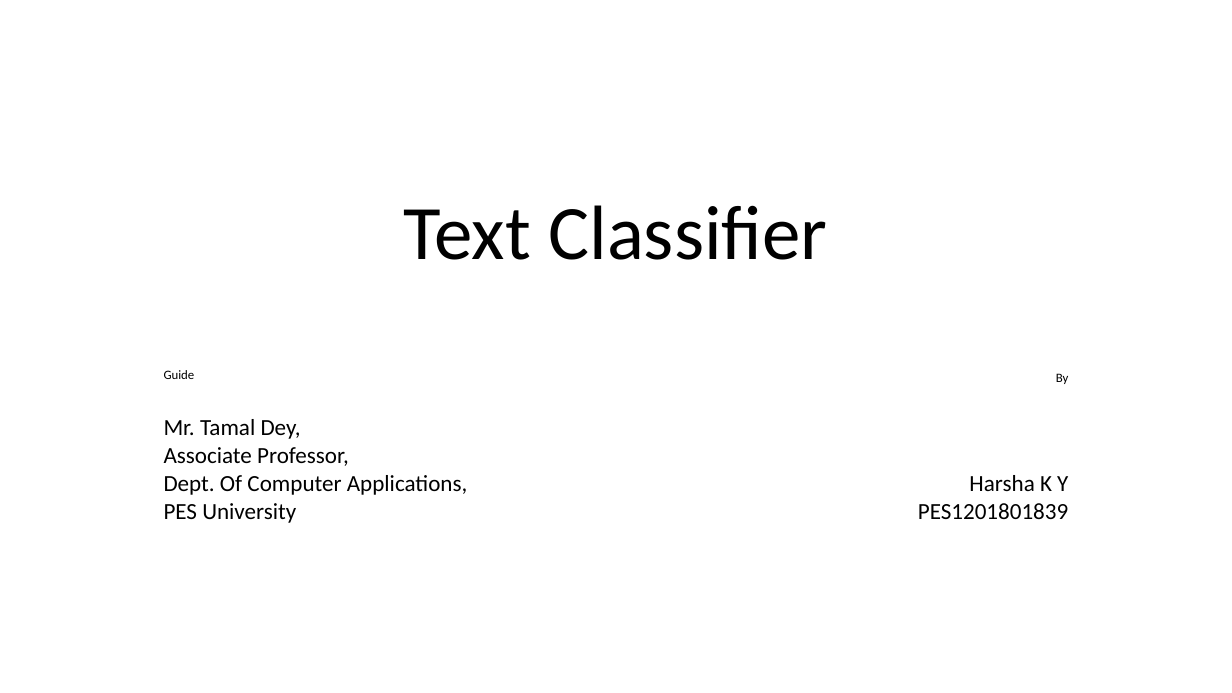
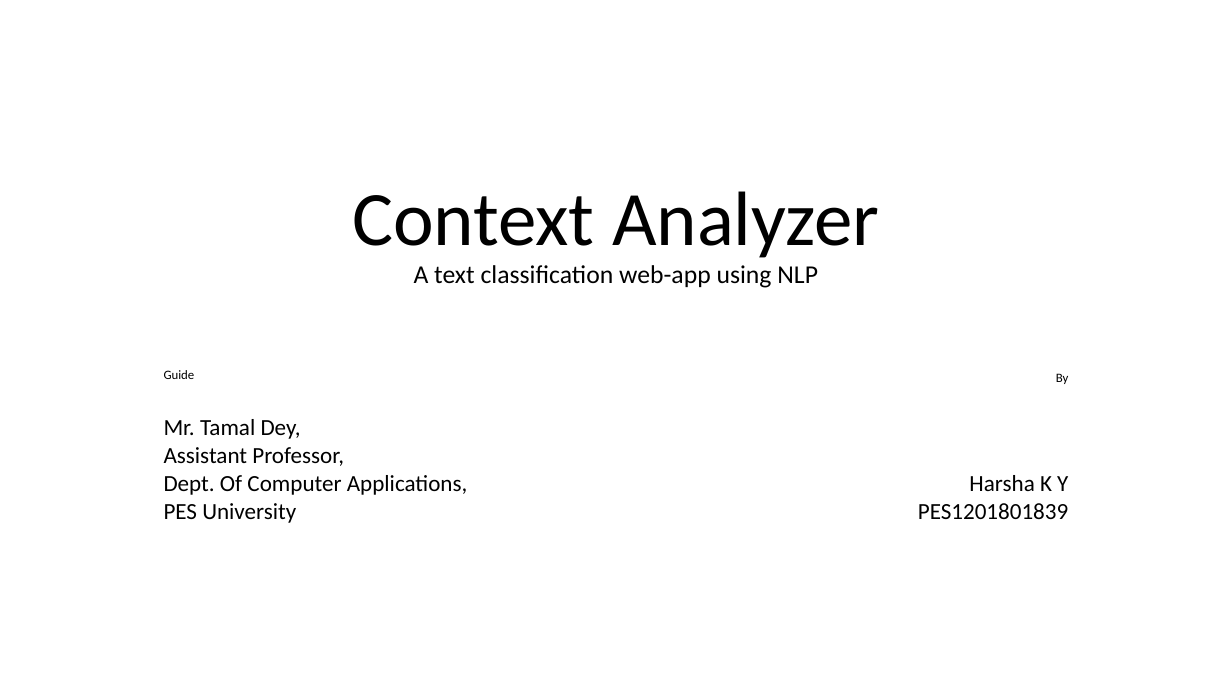
Before and after one commit to HarshaKy/text-classifier, a slide deck: slide 1 of docs/Presentation.pptx. Drawn at 1232x693 pixels with LibreOffice and Linux fonts; fonts in the diff are those of the drawing. Boxes give left, top, right and bottom in pixels: in the first picture for what was removed or moved away, otherwise in the second. Text is boxed around its words. In the diff, an @@ line names an element or a change of style, - is before the commit and + after.

```diff
--- a/docs/Presentation.pptx
+++ b/docs/Presentation.pptx
@@ title at (x1=352, y1=191, x2=879, y2=288): text changed; size 60 to 20 pt @@
-Text Classifier
+Context Analyzer
+A text classification web-app using NLP
@@ text at (x1=164, y1=447, x2=344, y2=466): text changed @@
-Associate Professor,
+Assistant Professor,
```
Also in this commit, not shown: 4 other slides changed, 5 slides added.
